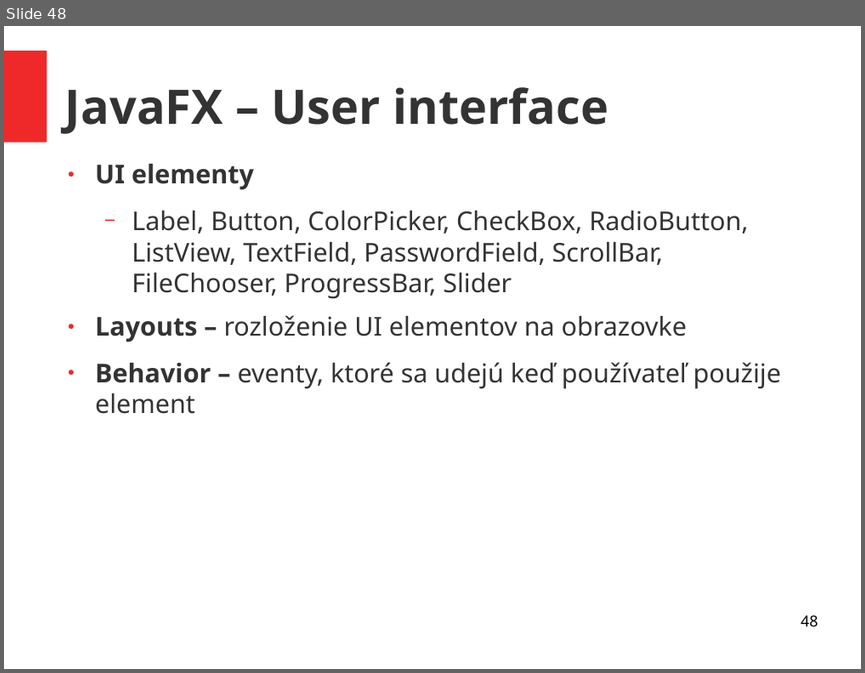
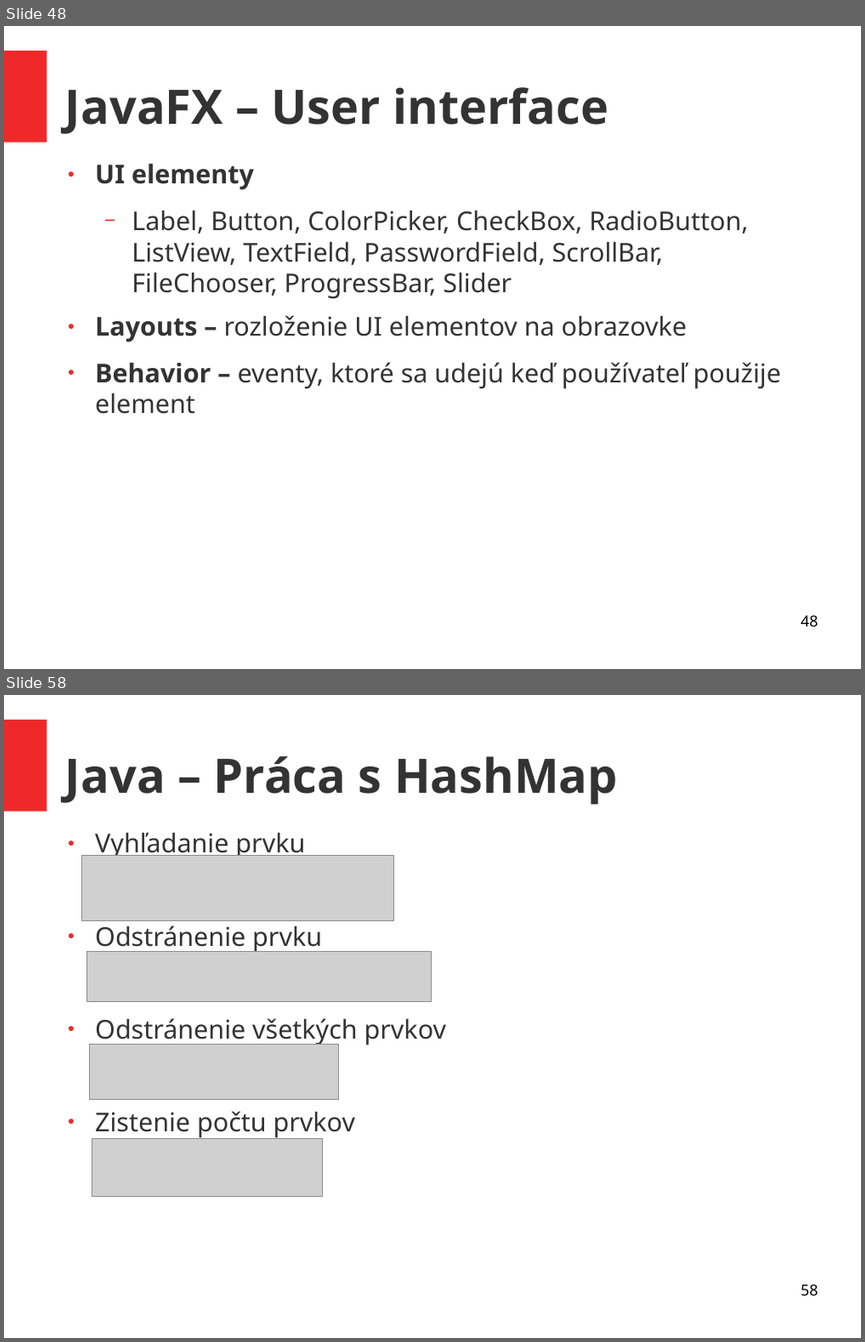
Before and after one commit to ukf-michalkohutek/prezentacia, a slide deck: seminar2.odp. Shown one above the other, each under a label of ours: slide 48 before the commit, slides 48 and 58 after it; the slides between them are not shown. The pictures are 865x673 and 865x1342 pixels, drawn with LibreOffice and Linux fonts; fonts in the diff are those of the drawing; grey boxes stand for pictures. Boxes give left, top, right and bottom in pixels: in the first picture for what was removed or moved away, otherwise in the second. Text is boxed around its words. In the diff, an @@ line names an element or a change of style, - is before the commit and + after.

```diff
--- a/seminar2.odp
+++ b/seminar2.odp
@@ slide 58 added at bbox=[4, 695, 861, 1338], background #FFFFFF; not listed: 1 template element that a slide beside it also shows @@
@@ title added at bbox=[65, 756, 618, 805], 44 pt, text #333333, bold @@
+Java – Práca s HashMap
@@ text added at bbox=[95, 833, 446, 1139], 24 pt, text #333333 @@
+● Vyhľadanie prvku
+● Odstránenie prvku
+● Odstránenie všetkých prvkov
+● Zistenie počtu prvkov
@@ picture added at bbox=[81, 855, 394, 920] @@
@@ picture added at bbox=[86, 952, 432, 1002] @@
@@ picture added at bbox=[90, 1044, 339, 1100] @@
@@ picture added at bbox=[92, 1138, 323, 1197] @@
@@ page number added at bbox=[800, 1284, 817, 1296], 14 pt, text #000000 @@
+58
```
Also in this commit, not shown: 11 other slides added, 1 other file.
